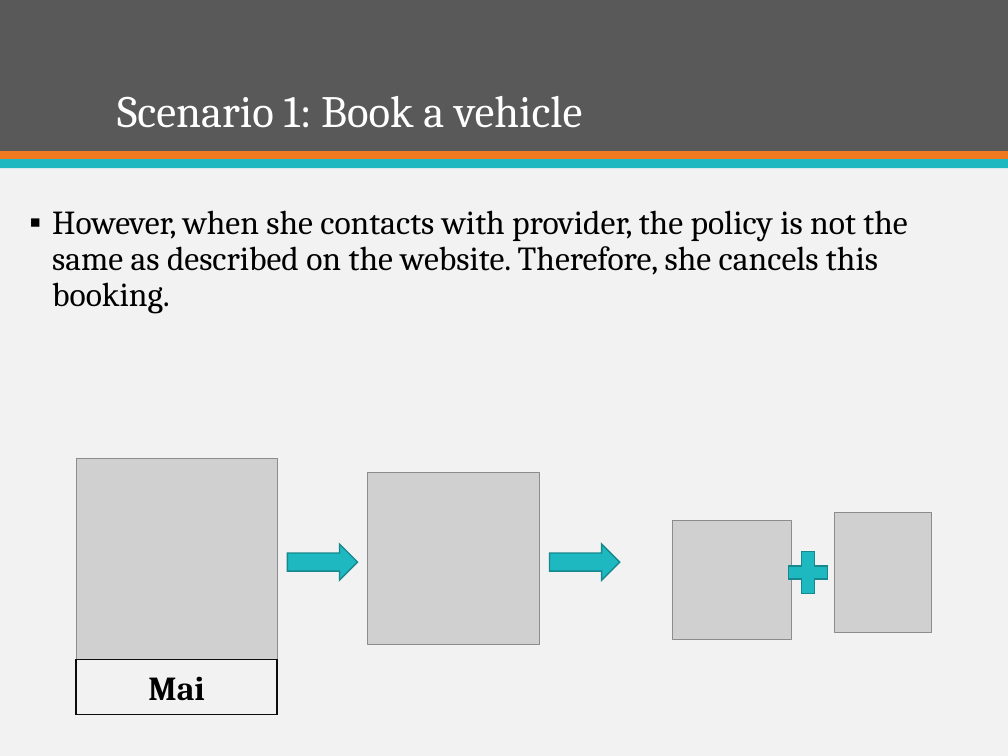
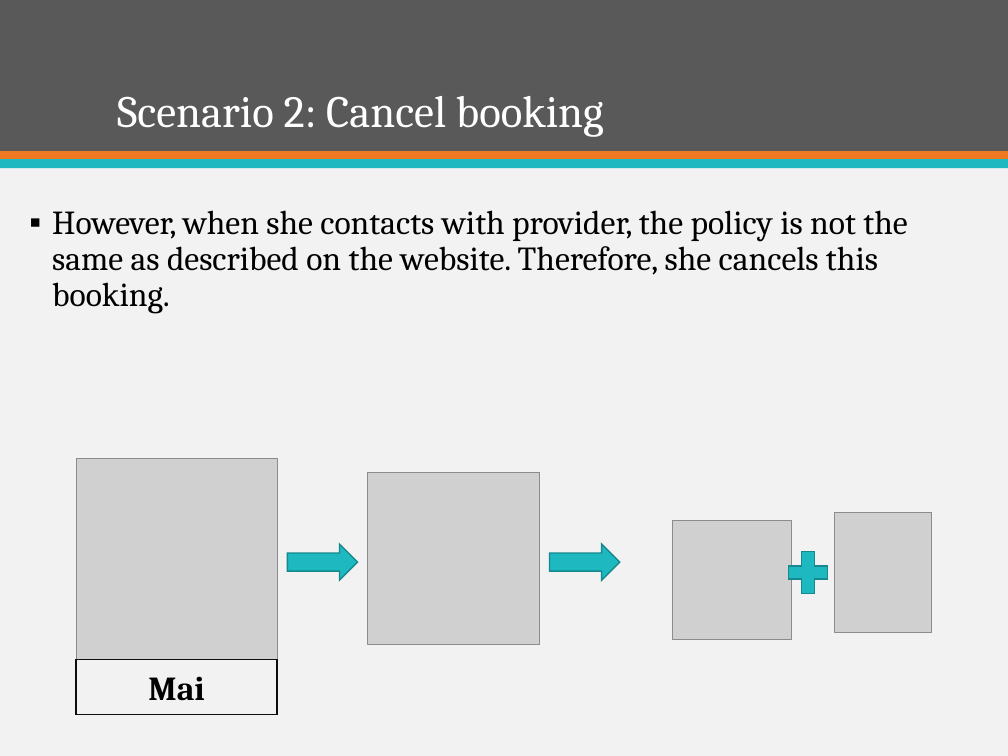
Before and after one commit to firzgard/CarRentalPortal, a slide deck: slide 32 of slide/CAR RENTAL PORTAL-Official.pptx (slide 39 before the commit). Drawn at 1008x756 pixels with LibreOffice and Linux fonts; fonts in the diff are those of the drawing; grey boxes stand for pictures. Boxes give left, top, right and bottom in pixels: in the first picture for what was removed or moved away, otherwise in the second. Text is boxed around its words. In the diff, an @@ line names an element or a change of style, - is before the commit and + after.

```diff
--- a/slide/CAR RENTAL PORTAL-Official.pptx
+++ b/slide/CAR RENTAL PORTAL-Official.pptx
@@ title at (x1=117, y1=96, x2=604, y2=137): text changed @@
-Scenario 1: Book a vehicle
+Scenario 2: Cancel booking
```
Also in this commit, not shown: 26 other slides changed, 7 slides removed.
